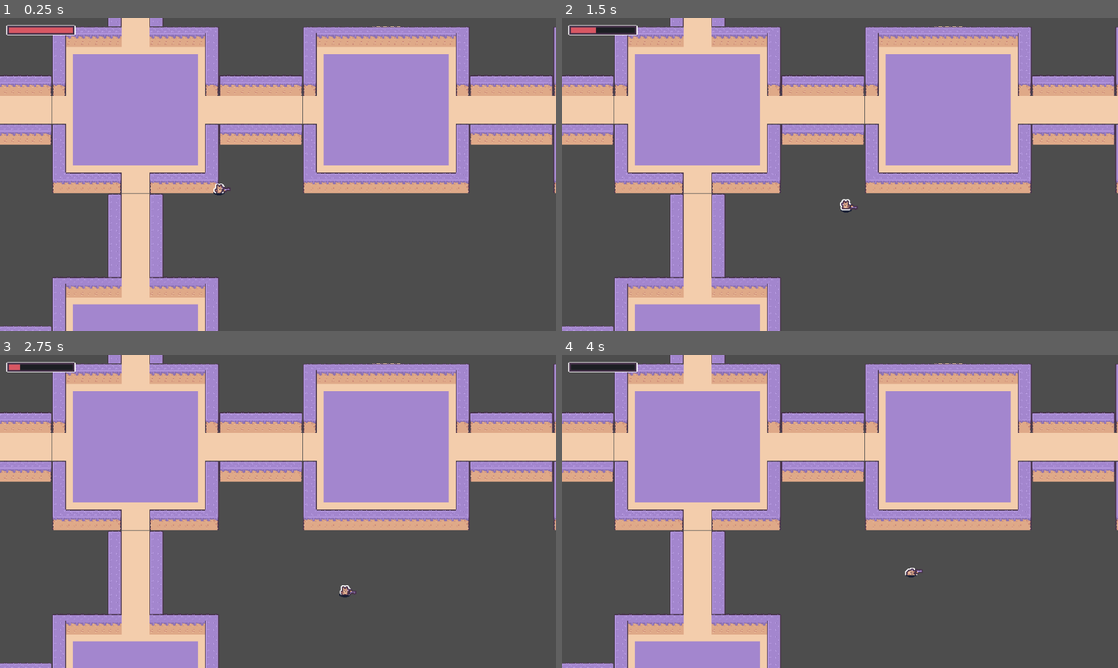
Above: before the commit, frames 1-4 (two rows, left to right).
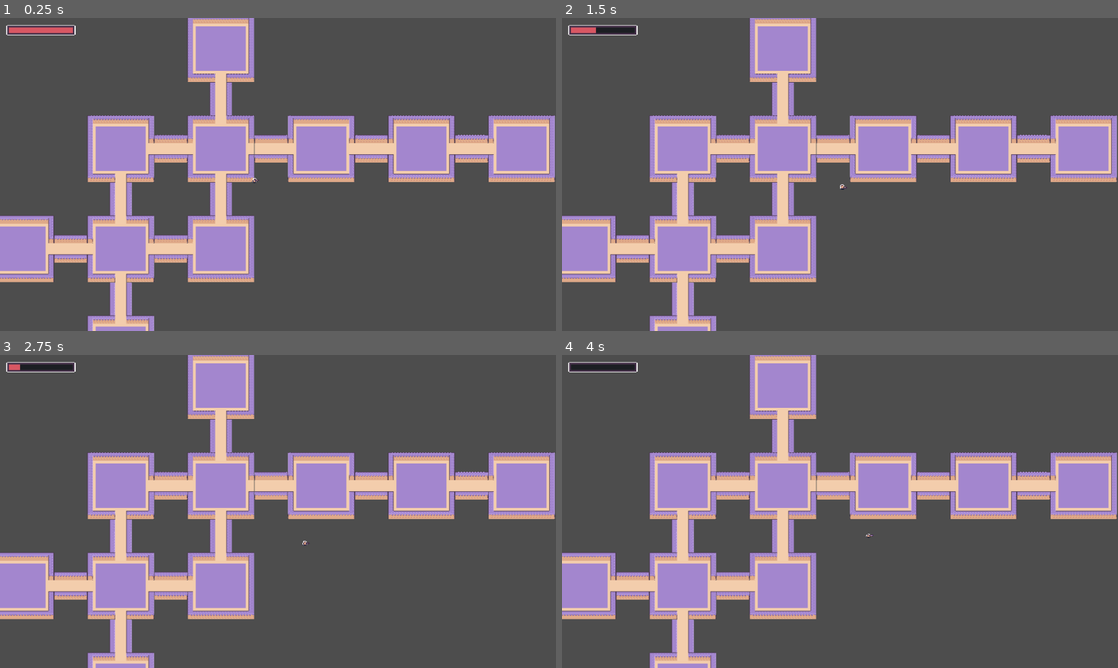
Above: after the commit, the same moments.

Repository: Caio-de-Souza-Marinho/gamejam-42
Game: Godot game, scene res://Scenes/Arena/arena.tscn
Same seed, same stepped clock (60 frames per second), same inputs: the game is played once before the commit and once after it. This scene is started directly instead of the project's main scene.
Inputs (mouse positions are in pixels of both pictures, inside the frame that each line leads up to):
- Up to frame 1 (0.25 s): no input
- Up to frame 2 (1.5 s): tap Enter (ui_accept) at 0.5, 0.77, 1.25 s; move the mouse to (962, 158) at 0.52 s; hold D (move_right) 0.53-1.28 s; move the mouse to (728, 190) at 1.27 s; hold S (move_down) from 1.28 s (still down)
- Up to frame 3 (2.75 s): tap Enter (ui_accept) at 1.52 s; move the mouse to (333, 442) at 2.02 s; release S (move_down) at 2.03 s; hold D (move_right) from 2.03 s (still down)
- Up to frame 4 (4 s): move the mouse to (812, 574) at 2.77 s; release D (move_right) at 2.78 s; hold W (move_up) 2.78-3.53 s; tap Enter (ui_accept) at 3.02, 3.5, 3.77 s; move the mouse to (1006, 558) at 3.52 s; hold A (move_left) from 3.53 s (still down)

The runs differ from the first frame. In frame 1, 53% of the frame differs, in the area x 0-100%, y 0-100%; in frame 2, 53%; in frame 3, 53%; in frame 4, 53%.

Commit message:
Complete Rooms

Diff:
--- a/Autoloads/event_bus.gd
+++ b/Autoloads/event_bus.gd
@@ -1,3 +1,4 @@
 extends Node
 
 signal on_player_health_updated(current: float, max: float)
+signal on_player_room_entered(room: LevelRoom)
--- a/Scenes/Arena/arena.gd
+++ b/Scenes/Arena/arena.gd
@@ -7,13 +7,17 @@
 var end_room_coord: Vector2i
 var grid_cell_size: Vector2i
 
+var player: Player
+var current_room: LevelRoom
+
 @export var level_data: LevelData
 @export var player_scene: PackedScene
-var player: Player
 
 # ----------------------------------------------------
 
 func _ready() -> void:
+	# ------ EVENTS(SIGNAL) ------
+	EventBus.on_player_room_entered.connect(_on_player_room_entered)
 
 	# ------- MAP GEN ---------
 	grid_cell_size = Vector2i(
@@ -25,6 +29,9 @@
 	create_rooms()
 	create_corridors()
 	spawn_player()
+
+	var first_room: LevelRoom = grid[Vector2i.ZERO]
+	first_room.is_cleared = true
 	# ------------------------
 
 func spawn_player() -> void:
@@ -124,3 +131,8 @@
 			max_dist = dist
 			farthest_room_cord = room_coord
 	return farthest_room_cord
+
+func _on_player_room_entered(room: LevelRoom) -> void:
+	current_room = room
+	if not room.is_cleared:
+		room.lock_room()
--- a/Scenes/Arena/arena.tscn
+++ b/Scenes/Arena/arena.tscn
@@ -12,6 +12,6 @@
 
 [node name="Camera2D" type="Camera2D" parent="." unique_id=2064702034]
 position = Vector2(328, 149)
-zoom = Vector2(0.5, 0.5)
+zoom = Vector2(0.2, 0.2)
 
 [node name="HUD" parent="." unique_id=2009639706 instance=ExtResource("3_6o3nl")]
--- a/Scenes/Levels/level_01_room.tscn
+++ b/Scenes/Levels/level_01_room.tscn
@@ -2,6 +2,9 @@
 
 [ext_resource type="Script" uid="uid://dk1dipuj70lj1" path="res://Scenes/Levels/room.gd" id="1_5mnrw"]
 [ext_resource type="TileSet" uid="uid://chjh6xqdlqlpn" path="res://Extra/level_01_tileset.tres" id="2_5mnrw"]
+
+[sub_resource type="RectangleShape2D" id="RectangleShape2D_5mnrw"]
+size = Vector2(290, 260)
 
 [node name="Level_01_room" type="Node2D" unique_id=819124502]
 script = ExtResource("1_5mnrw")
@@ -69,3 +72,12 @@
 [node name="TileData" type="TileMapLayer" parent="." unique_id=1981400223]
 tile_map_data = PackedByteArray("AAD3//j/AAABAAYAAAAIAPj/AAABAAYAAAD3/wcAAAABAAYAAAAIAAcAAAABAAYAAAD3//n/AAABAAYAAAD3// …(4528 unchanged characters)…
 tile_set = ExtResource("2_5mnrw")
+
+[node name="PlayerDetector" type="Area2D" parent="." unique_id=892247493]
+collision_layer = 0
+collision_mask = 2
+
+[node name="CollisionShape2D" type="CollisionShape2D" parent="PlayerDetector" unique_id=372332054]
+shape = SubResource("RectangleShape2D_5mnrw")
+
+[connection signal="body_entered" from="PlayerDetector" to="." method="_on_player_detector_body_entered"]
--- a/Scenes/Levels/room.gd
+++ b/Scenes/Levels/room.gd
@@ -14,7 +14,7 @@
 @onready var clear_door_nodes: Dictionary[Vector2i, TileMapLayer] = {
 	Vector2i.UP: %DoorUP,
 	Vector2i.RIGHT: %DoorRight,
-	Vector2i.DOWN: %DoorRight,
+	Vector2i.DOWN: %DoorDown,
 	Vector2i.LEFT: %DoorLeft
 }
 
@@ -57,3 +57,7 @@
 func close_all_walls() -> void:
 	for key in room_walls:
 		room_walls[key].enabled = true
+
+
+func _on_player_detector_body_entered(body: Node2D) -> void:
+	EventBus.on_player_room_entered.emit(self)
--- a/Scenes/Player/player_base.tscn
+++ b/Scenes/Player/player_base.tscn
@@ -1,10 +1,10 @@
 [gd_scene format=3 uid="uid://boxqogmplufh5"]
 
 [ext_resource type="Script" uid="uid://c2qs63gn4sved" path="res://Scenes/Player/player.gd" id="1_jfsk2"]
-[ext_resource type="Script" uid="uid://b042vsc4v8jhi" path="res://Scenes/Player/weapon_controller.gd" id="2_kxl1r"]
 [ext_resource type="PackedScene" uid="uid://cefm7eajuecd2" path="res://Scenes/Components/health_component.tscn" id="2_kxl1r"]
 
 [node name="PlayerBase" type="CharacterBody2D" unique_id=310268074]
+collision_layer = 2
 script = ExtResource("1_jfsk2")
 
 [node name="Visuals" type="Node2D" parent="." unique_id=862894412]
@@ -19,7 +19,7 @@
 [node name="Camera2D" type="Camera2D" parent="." unique_id=1127205163]
 
 [node name="WeaponController" type="Node2D" parent="." unique_id=644049850]
-script = ExtResource("2_kxl1r")
+
 [node name="HealthComponent" parent="." unique_id=2114627261 instance=ExtResource("2_kxl1r")]
 
 [connection signal="on_unit_damaged" from="HealthComponent" to="." method="_on_health_component_on_unit_damaged"]
